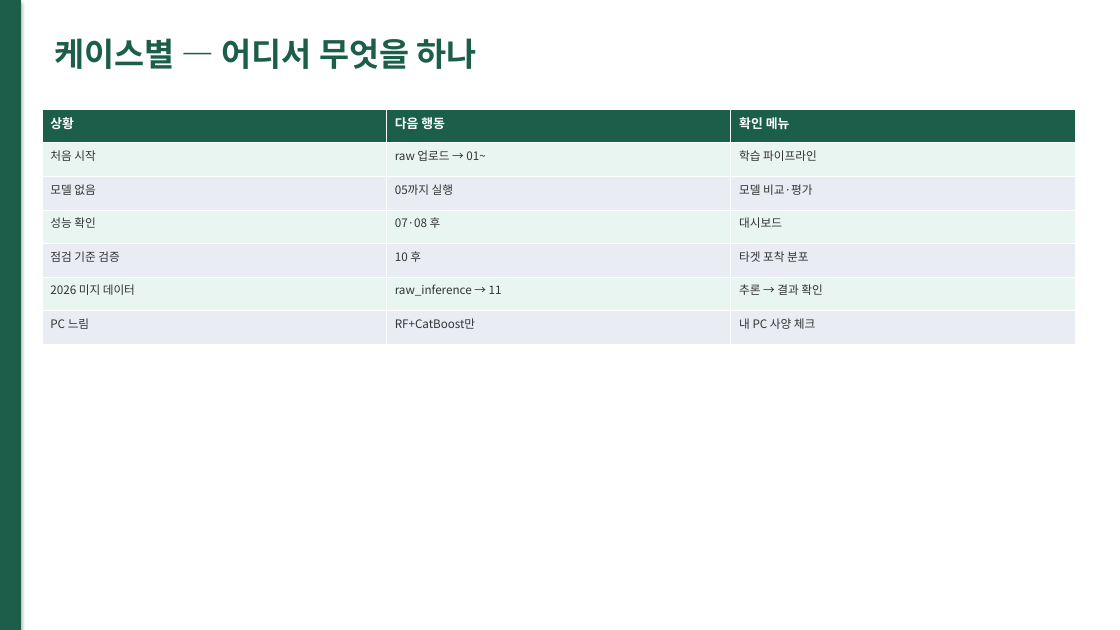
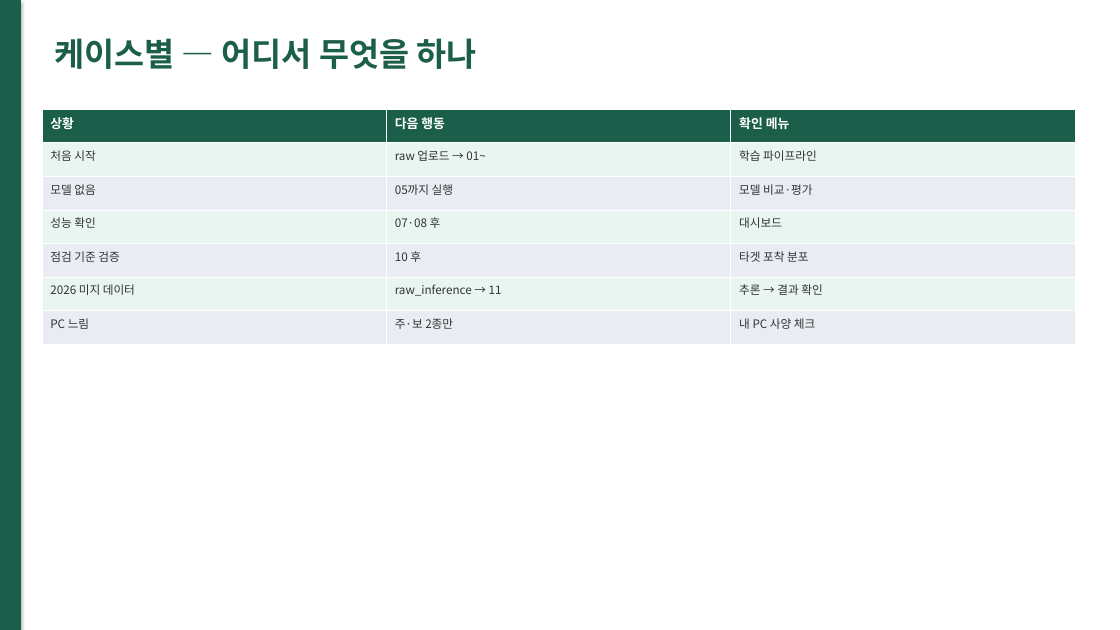
Before and after one commit to lky9464/LocalSubsidies_SupervisedLearning, a slide deck: slide 16 of docs/project_introduction.pptx. Drawn at 1120x630 pixels with LibreOffice and Linux fonts; fonts in the diff are those of the drawing. Boxes give left, top, right and bottom in pixels: in the first picture for what was removed or moved away, otherwise in the second. Text is boxed around its words. In the diff, an @@ line names an element or a change of style, - is before the commit and + after.

```diff
--- a/docs/project_introduction.pptx
+++ b/docs/project_introduction.pptx
@@ table at [42, 109, 1075, 344] @@
-row 7, column 2: RF+CatBoost만
+row 7, column 2: 주·보 2종만
```
Also in this commit, not shown: 4 other slides changed, 28 other files.
